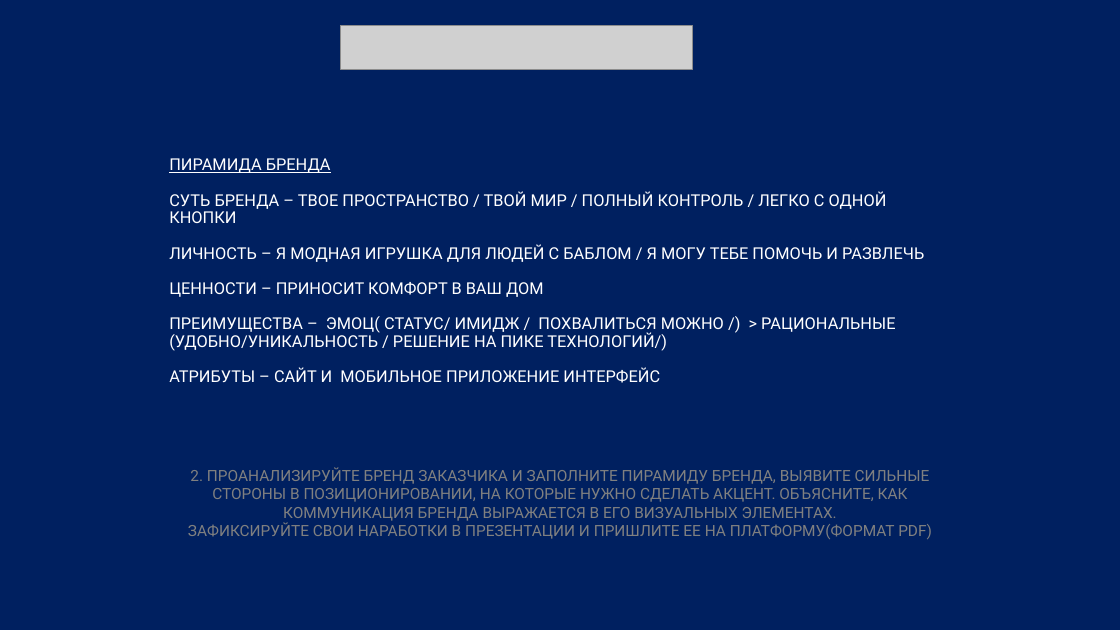
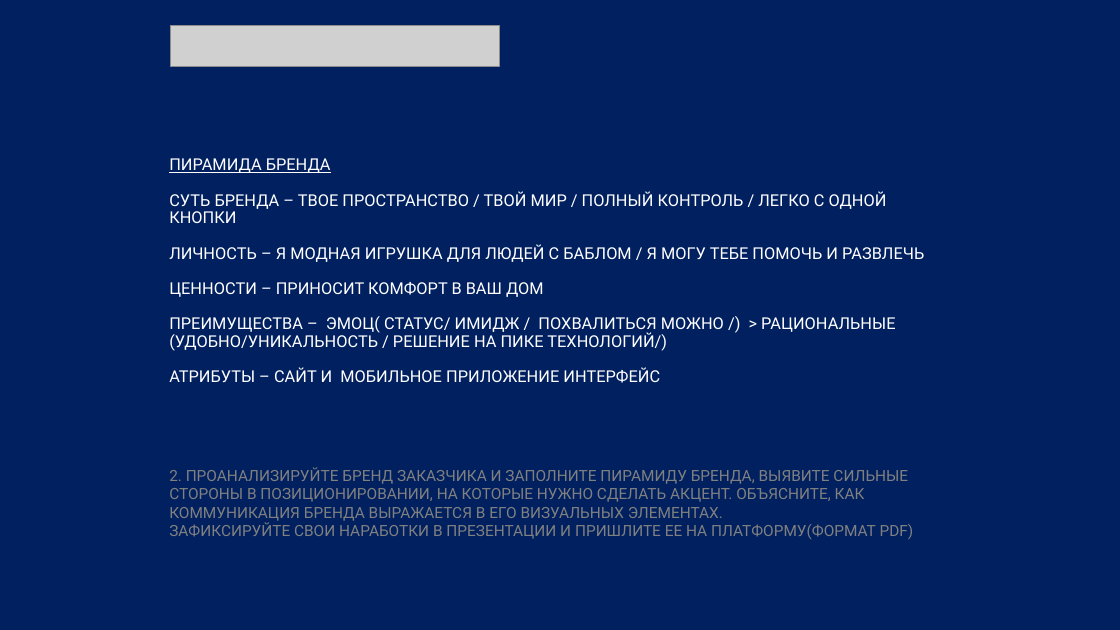
Before and after one commit to mindblower5000/gu-ui-ux, a slide deck: slide 3 of hw1-melchuk.pptx. Drawn at 1120x630 pixels with LibreOffice and Linux fonts; fonts in the diff are those of the drawing; grey boxes stand for pictures. Boxes give left, top, right and bottom in pixels: in the first picture for what was removed or moved away, otherwise in the second. Text is boxed around its words. In the diff, an @@ line names an element or a change of style, - is before the commit and + after.

```diff
--- a/hw1-melchuk.pptx
+++ b/hw1-melchuk.pptx
@@ picture added at [171,26,500,67] @@
@@ picture removed at [340,25,692,69] @@
@@ subtitle "2. ПРОАНАЛИЗИРУЙТЕ БРЕНД ЗАКАЗЧИКА И ..." at [169,467,914,539]: alignment centre to left @@
```
Also in this commit, not shown: 3 other slides changed, 1 other file.
